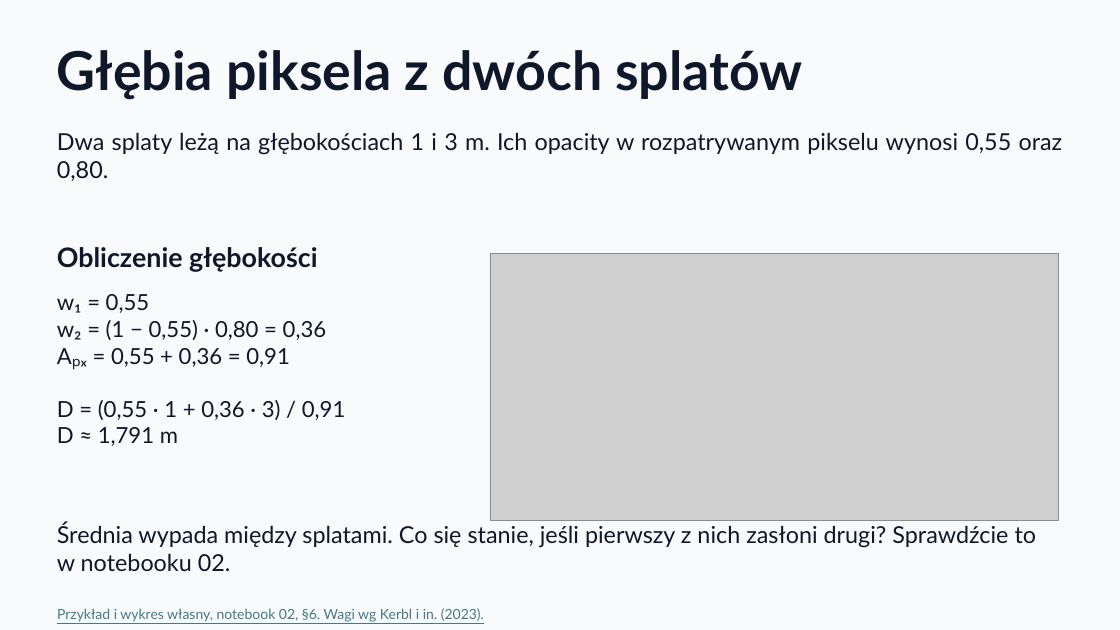
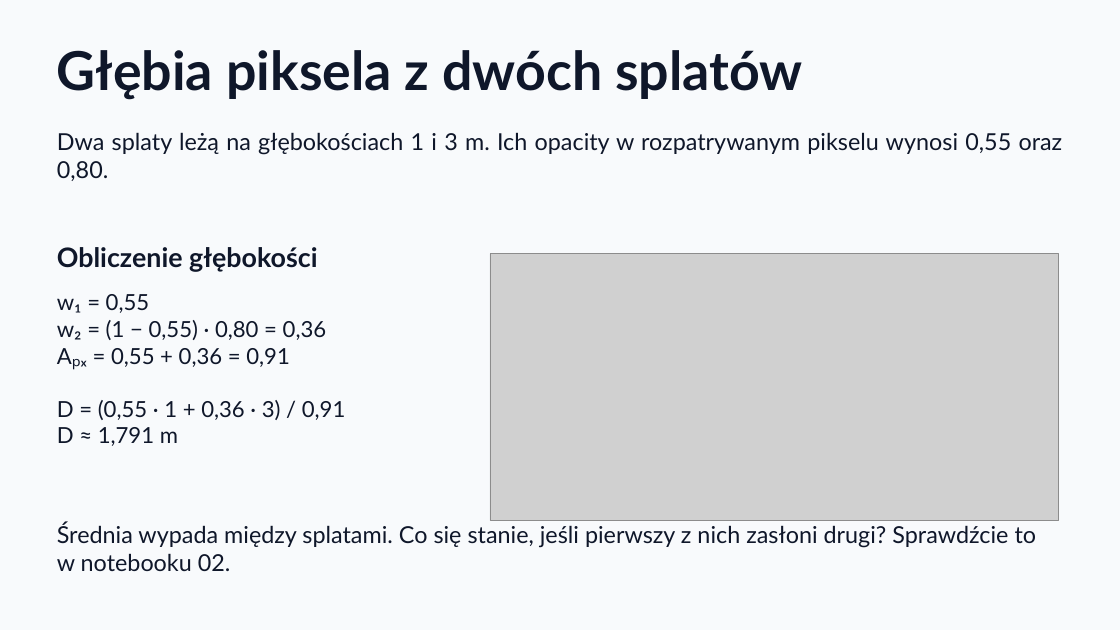
Before and after one commit to KajetanOzog/lab_6, a slide deck: slide 37 of prezentacja.pptx. Drawn at 1120x630 pixels with LibreOffice and Linux fonts; fonts in the diff are those of the drawing; grey boxes stand for pictures. Boxes give left, top, right and bottom in pixels: in the first picture for what was removed or moved away, otherwise in the second. Text is boxed around its words. In the diff, an @@ line names an element or a change of style, - is before the commit and + after.

```diff
--- a/prezentacja.pptx
+++ b/prezentacja.pptx
@@ text removed at bbox=[57, 608, 484, 622] @@
-Przykład i wykres własny, notebook 02, §6. Wagi wg Kerbl i in. (2023).
```
Also in this commit, not shown: 15 other slides changed, 2 other files.
